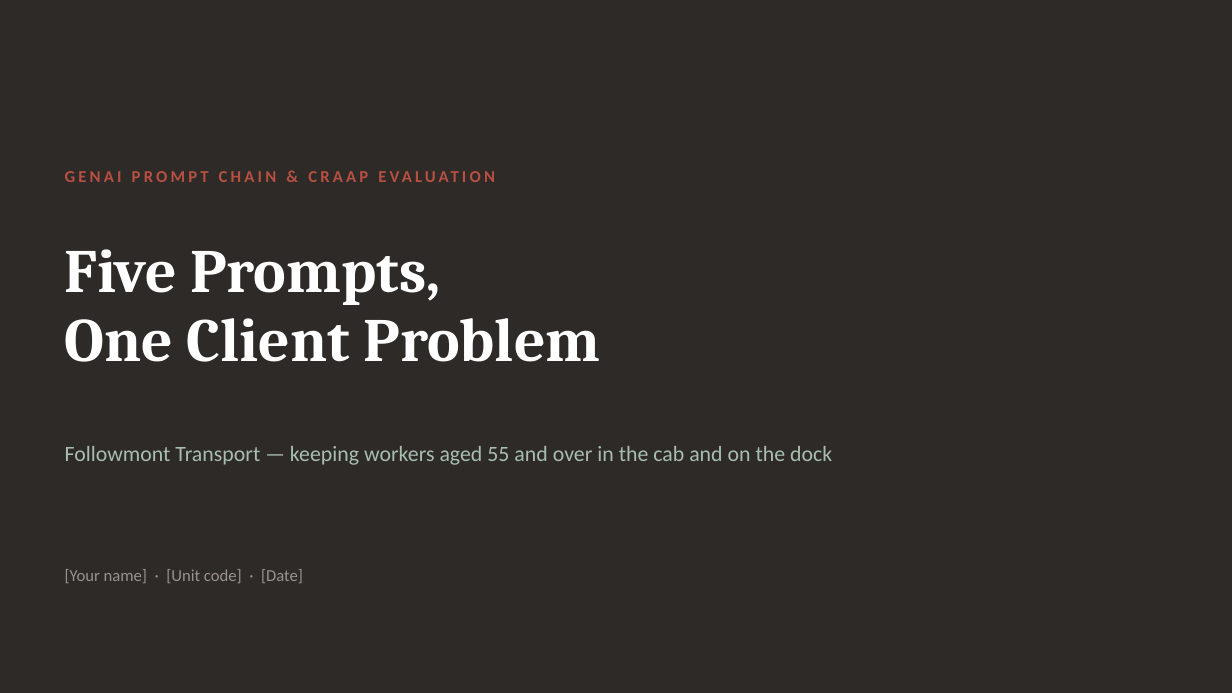
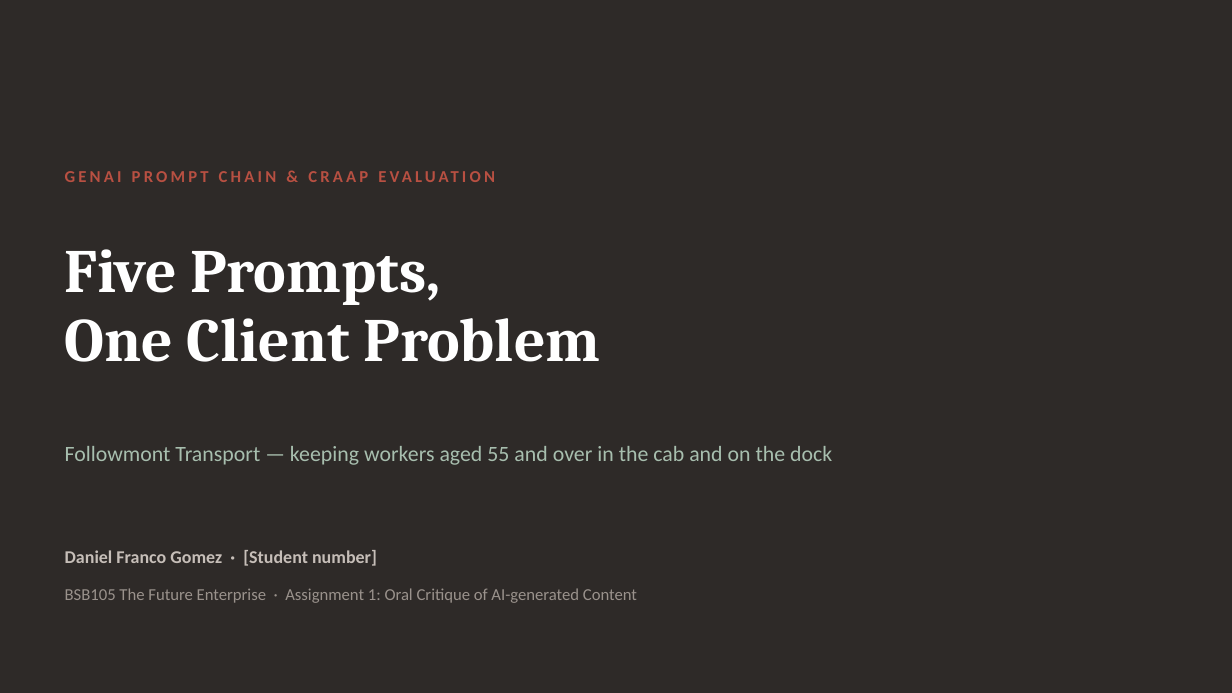
Before and after one commit to danielfrancogomez-wq/My-computer-claude-code, a slide deck: slide 1 of Followmont-Prompt-Chain.pptx. Drawn at 1232x693 pixels with LibreOffice and Linux fonts; fonts in the diff are those of the drawing. Boxes give left, top, right and bottom in pixels: in the first picture for what was removed or moved away, otherwise in the second. Text is boxed around its words. In the diff, an @@ line names an element or a change of style, - is before the commit and + after.

```diff
--- a/Followmont-Prompt-Chain.pptx
+++ b/Followmont-Prompt-Chain.pptx
@@ text at box(65, 550, 377, 566): text changed; size 13 to 14 pt; text colour #9A928C to #C6BEB8; bold on @@
-[Your name] · [Unit code] · [Date]
+Daniel Franco Gomez · [Student number]
@@ text added at box(65, 588, 637, 603), 13 pt, text #9A928C @@
+BSB105 The Future Enterprise · Assignment 1: Oral Critique of AI-generated Content
```
Also in this commit, not shown: 7 other slides changed, 1 other file.
